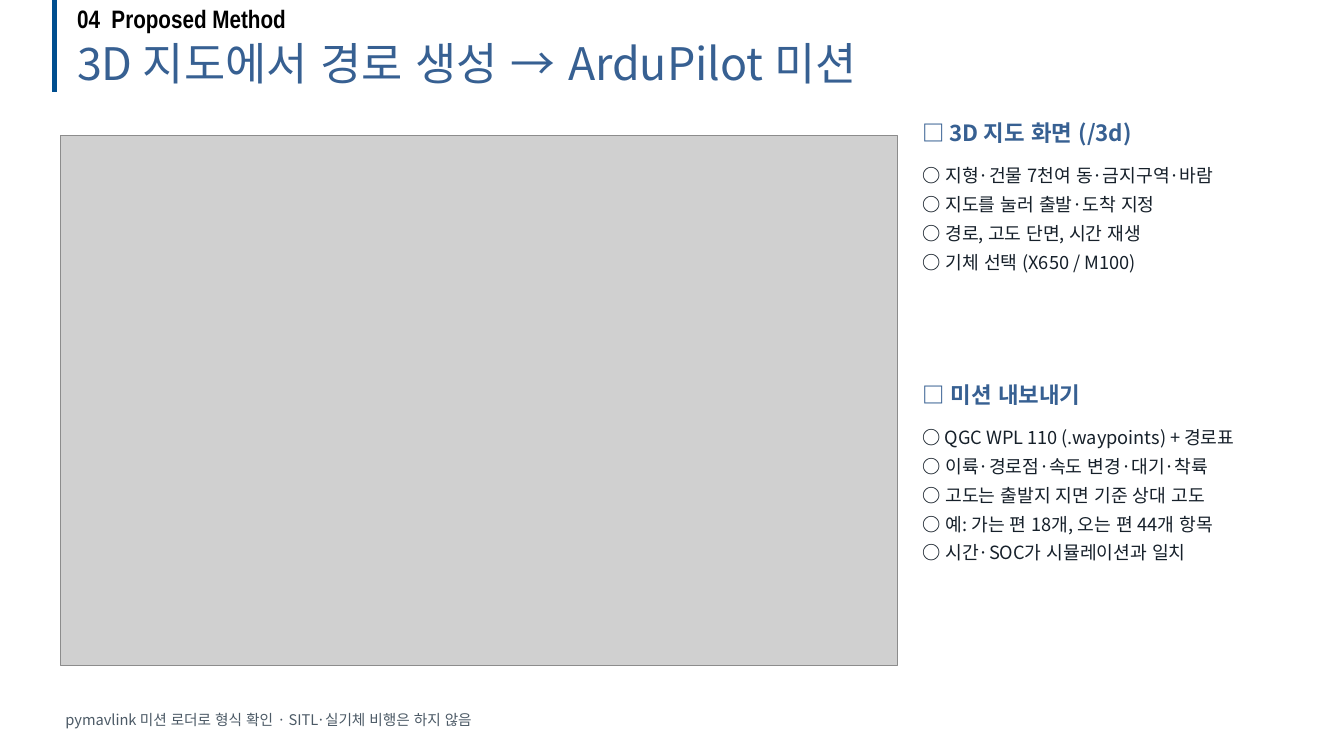
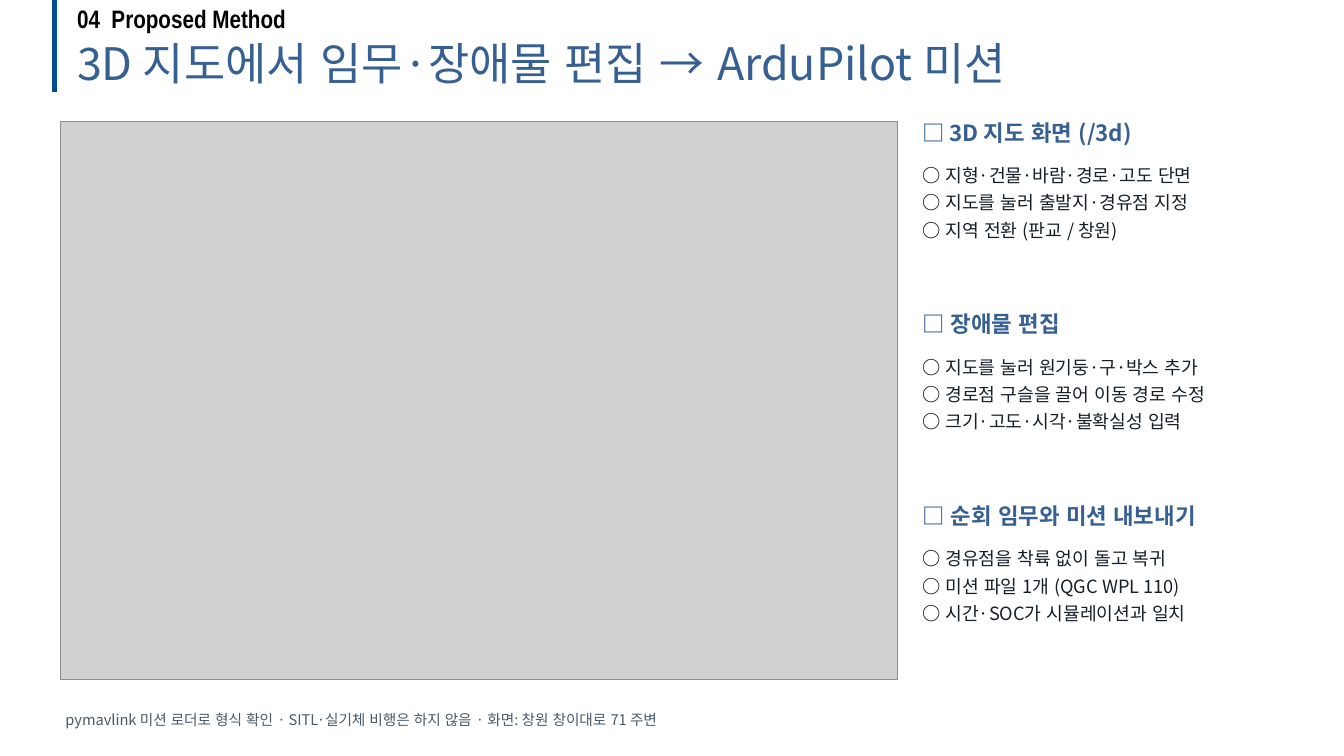
Before and after one commit to dnfl5345/Drone_path_opt, a slide deck: slide 23 of docs/drone_soc_academic_talk.pptx. Drawn at 1344x756 pixels with LibreOffice and Linux fonts; fonts in the diff are those of the drawing; grey boxes stand for pictures; background and template pictures are left out. Boxes give left, top, right and bottom in pixels: in the first picture for what was removed or moved away, otherwise in the second. Text is boxed around its words. In the diff, an @@ line names an element or a change of style, - is before the commit and + after.

```diff
--- a/docs/drone_soc_academic_talk.pptx
+++ b/docs/drone_soc_academic_talk.pptx
@@ text at (x1=77, y1=43, x2=1005, y2=84): text changed @@
-3D 지도에서 경로 생성 → ArduPilot 미션
+3D 지도에서 임무·장애물 편집 → ArduPilot 미션
@@ picture resized from (x1=60, y1=136, x2=897, y2=666) to (x1=60, y1=122, x2=897, y2=680) @@
@@ text at (x1=946, y1=166, x2=1191, y2=241): text changed @@
-○ 지형·건물 7천여 동·금지구역·바람
-○ 지도를 눌러 출발·도착 지정
-○ 경로, 고도 단면, 시간 재생
-○ 기체 선택 (X650 / M100)
+○ 지형·건물·바람·경로·고도 단면
+○ 지도를 눌러 출발지·경유점 지정
+○ 지역 전환 (판교 / 창원)
@@ text added at (x1=951, y1=313, x2=1060, y2=334), 16 pt, text #376092, bold @@
+□ 장애물 편집
@@ text at (x1=946, y1=359, x2=1204, y2=430): text changed @@
-○ QGC WPL 110 (.waypoints) + 경로표
-○ 이륙·경로점·속도 변경·대기·착륙
-○ 고도는 출발지 지면 기준 상대 고도
-○ 예: 가는 편 18개, 오는 편 44개 항목
-○ 시간·SOC가 시뮬레이션과 일치
+○ 지도를 눌러 원기둥·구·박스 추가
+○ 경로점 구슬을 끌어 이동 경로 수정
+○ 크기·고도·시각·불확실성 입력
@@ text at (x1=951, y1=505, x2=1195, y2=526): text changed @@
-□ 미션 내보내기
+□ 순회 임무와 미션 내보내기
@@ text added at (x1=946, y1=550, x2=1185, y2=622), 13 pt, text #16202A @@
+○ 경유점을 착륙 없이 돌고 복귀
+○ 미션 파일 1개 (QGC WPL 110)
+○ 시간·SOC가 시뮬레이션과 일치
@@ text at (x1=65, y1=712, x2=657, y2=729): text changed @@
-pymavlink 미션 로더로 형식 확인 · SITL·실기체 비행은 하지 않음
+pymavlink 미션 로더로 형식 확인 · SITL·실기체 비행은 하지 않음 · 화면: 창원 창이대로 71 주변
```
Also in this commit, not shown: 3 other slides changed, 2 slides added, 1 other file.
